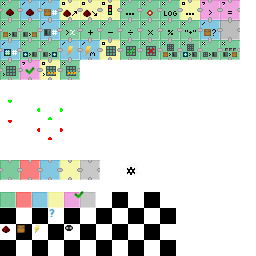
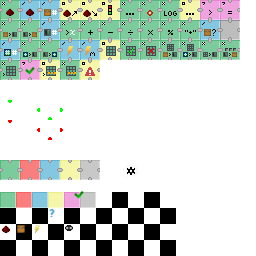
Before/after of a 256 x 256 layered artwork. What changed in the layer stack:
painted on "icons.png" over [80, 60, 100, 80]
